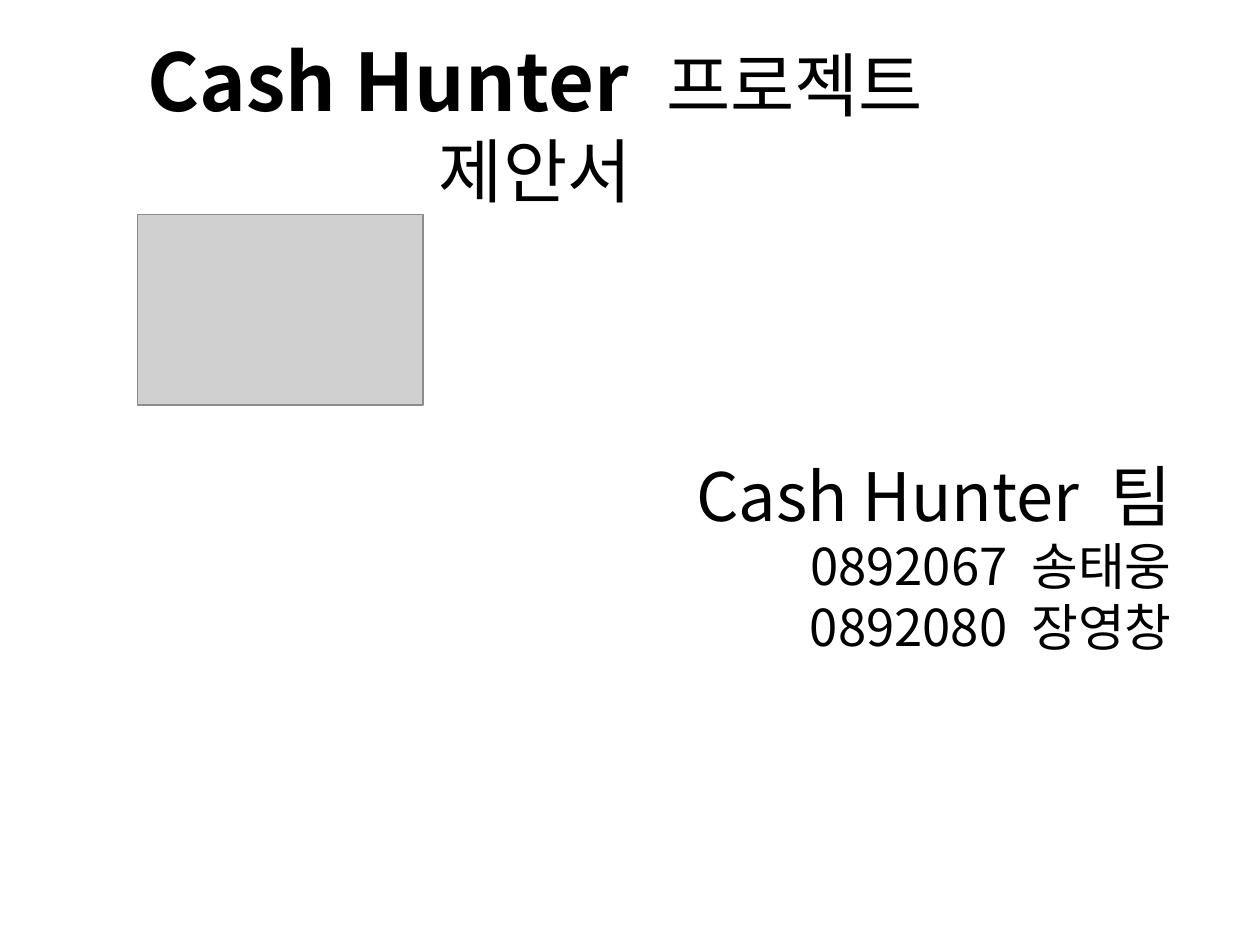
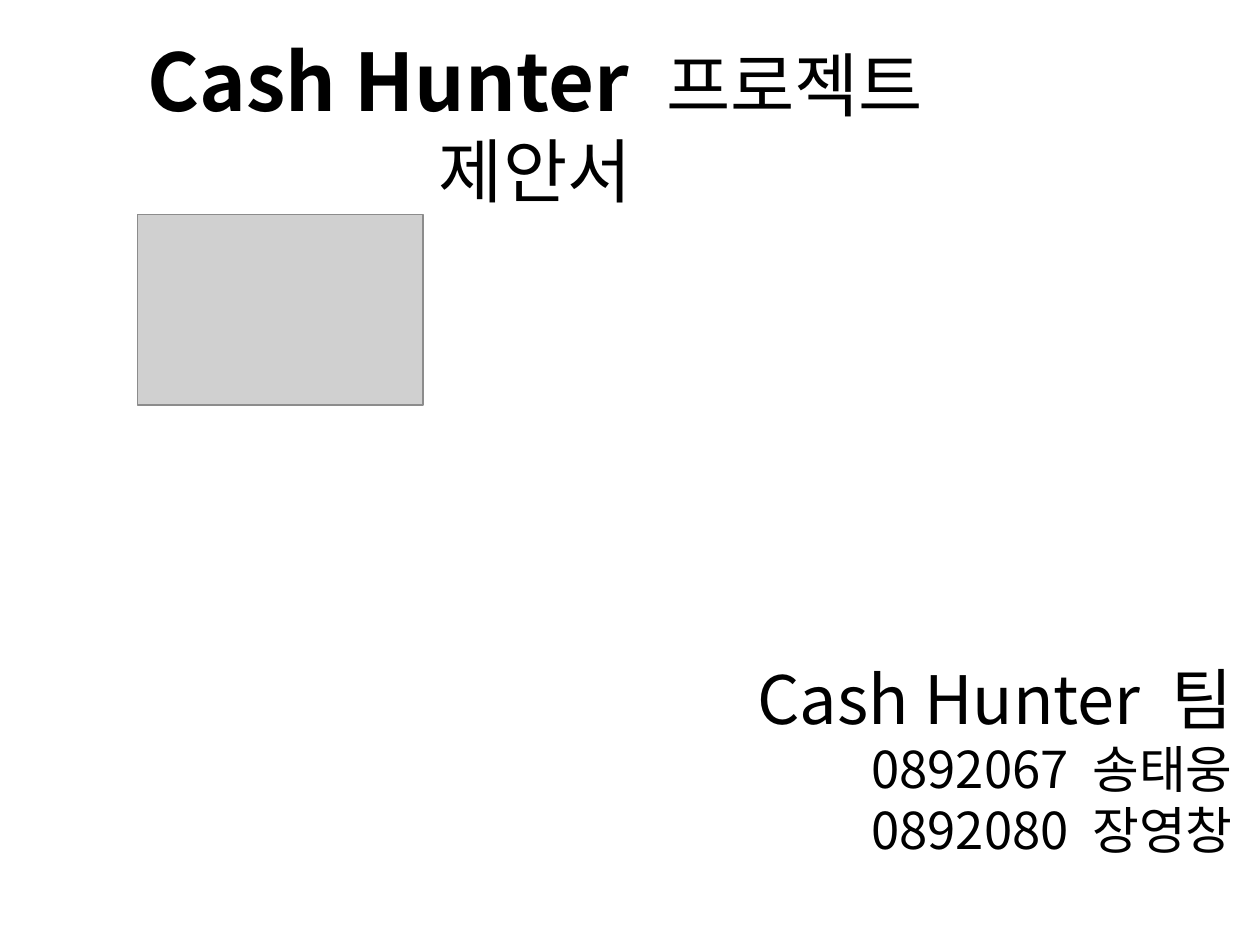
Before and after one commit to hl1itj/nds-ide, a slide deck: slide 1 of Term_Projects/Cash_Hunter/Cash_Hunter(프로젝트 제안발표).odp. Drawn at 1260x945 pixels with LibreOffice and Linux fonts; fonts in the diff are those of the drawing; grey boxes stand for pictures. Boxes give left, top, right and bottom in pixels: in the first picture for what was removed or moved away, otherwise in the second. Text is boxed around its words. In the diff, an @@ line names an element or a change of style, - is before the commit and + after.

```diff
--- a/Term_Projects/Cash_Hunter/Cash_Hunter(프로젝트 제안발표).odp
+++ b/Term_Projects/Cash_Hunter/Cash_Hunter(프로젝트 제안발표).odp
@@ subtitle "Cash Hunter 팀": place and size @@
-subtitle "Cash Hunter 팀" at bbox=[696, 466, 1171, 650]
+subtitle "Cash Hunter 팀" at bbox=[757, 669, 1233, 853]
```
Also in this commit, not shown: 43 other files.
